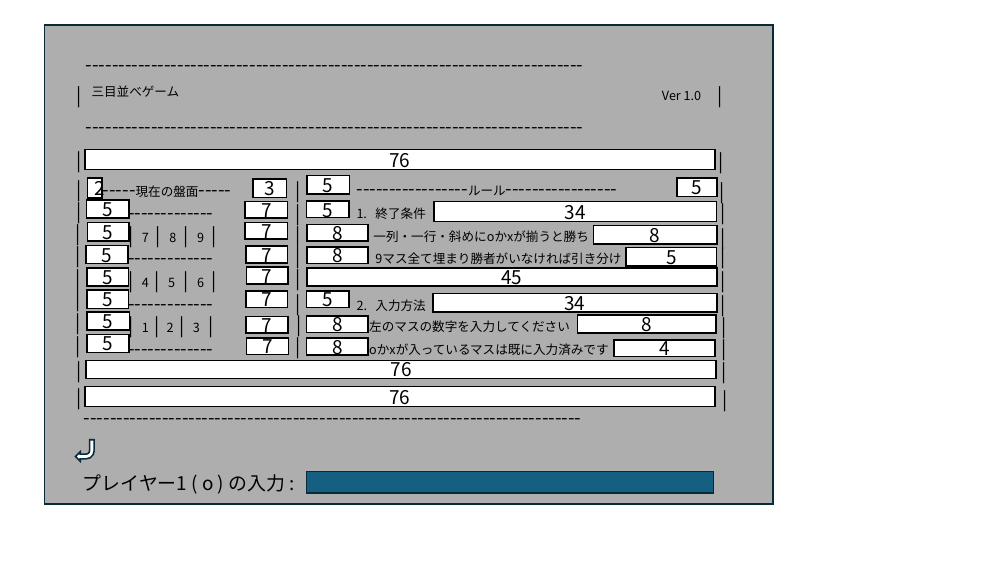
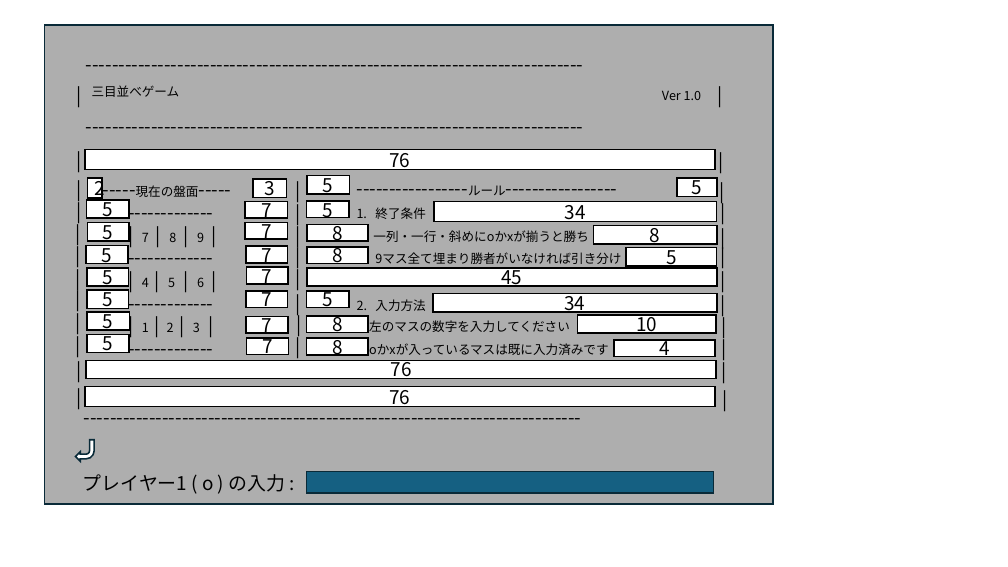
Before and after one commit to hip-umemura/tic_tac_toe, a slide deck: slide 15 of 詳細仕様書/図表/UI/画面仕様.pptx. Drawn at 1008x567 pixels with LibreOffice and Linux fonts; fonts in the diff are those of the drawing. Boxes give left, top, right and bottom in pixels: in the first picture for what was removed or moved away, otherwise in the second. Text is boxed around its words. In the diff, an @@ line names an element or a change of style, - is before the commit and + after.

Commit message:
5-22空白修正

```diff
--- a/詳細仕様書/図表/UI/画面仕様.pptx
+++ b/詳細仕様書/図表/UI/画面仕様.pptx
@@ text in rectangle at [636,312,657,334]: text changed @@
-8
+10
```
